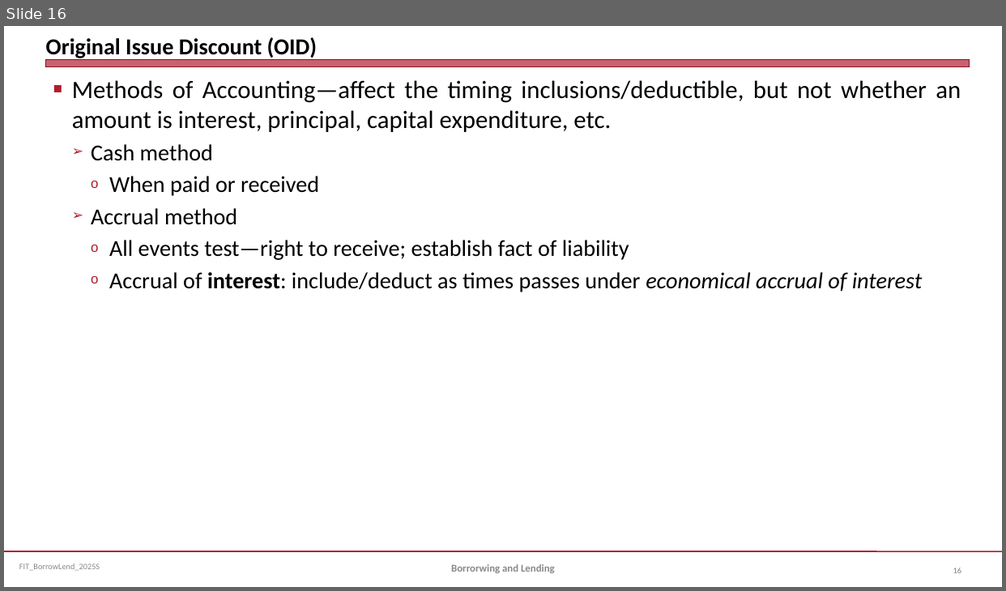
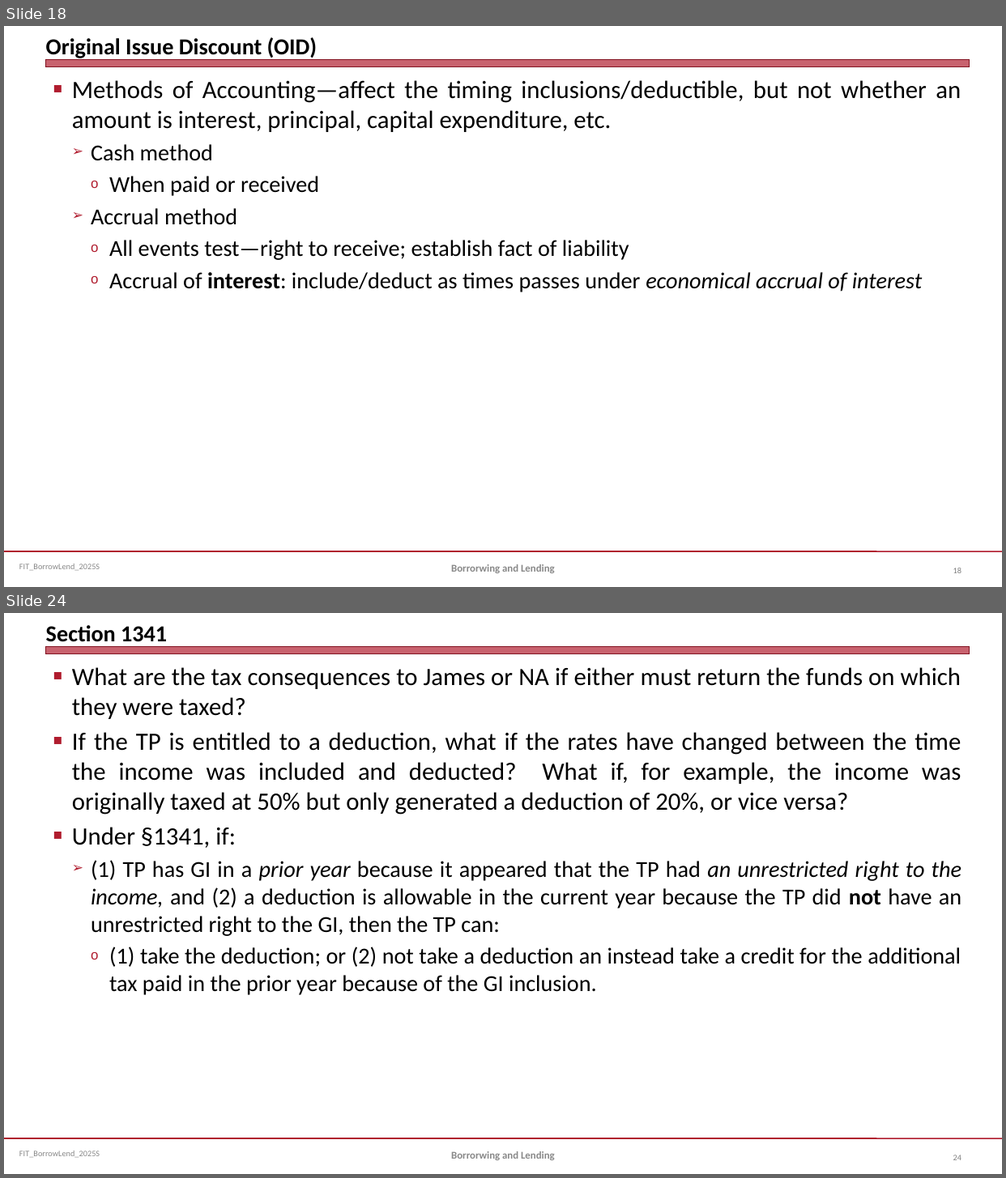
Before and after one commit to jmc877/Fed-Income-Tax, a slide deck: slides/FIT_BorrowLend_2025S.pptx. Shown one above the other, each under a label of ours: slide 16 before the commit, slides 18 and 24 after it; the slides between them are not shown. The pictures are 1006x591 and 1006x1178 pixels, drawn with LibreOffice and Linux fonts; fonts in the diff are those of the drawing. Boxes give left, top, right and bottom in pixels: in the first picture for what was removed or moved away, otherwise in the second. Text is boxed around its words. In the diff, an @@ line names an element or a change of style, - is before the commit and + after.

```diff
--- a/slides/FIT_BorrowLend_2025S.pptx
+++ b/slides/FIT_BorrowLend_2025S.pptx
@@ slide 24 added at (x1=4, y1=613, x2=1002, y2=1174), background #FFFFFF; not listed: 3 template elements that a slide beside it also shows @@
@@ title added at (x1=46, y1=625, x2=167, y2=647), 22 pt, text #000000, bold @@
+Section 1341
@@ text added at (x1=72, y1=667, x2=961, y2=995), 22 pt, text #000000 @@
+■ What are the tax consequences to James or NA if either must return the funds on which they were taxed?
+■ If the TP is entitled to a deduction, what if the rates have changed between the time the income was included and deducted? What if, for example, the income was originally taxed at 50% but only generated a deduction of 20%, or vice versa?
+■ Under §1341, if:
+  ➢ (1) TP has GI in a prior year because it appeared that the TP had an unrestricted right to the income, and (2) a deduction is allowable in the current year because the TP did not have an unrestricted right to the GI, then the TP can:
+    o (1) take the deduction; or (2) not take a deduction an instead take a credit for the additional tax paid in the prior year because of the GI inclusion.
@@ text added at (x1=451, y1=1152, x2=555, y2=1161), 10 pt, text #898989, bold @@
+Borrorwing and Lending
@@ page number added at (x1=953, y1=1155, x2=961, y2=1161), 8 pt, text #808080 @@
+24
@@ what was slide 16 is now slide 18 @@
```
Also in this commit, not shown: 2 slides changed, 8 other slides added, 5 other files.
